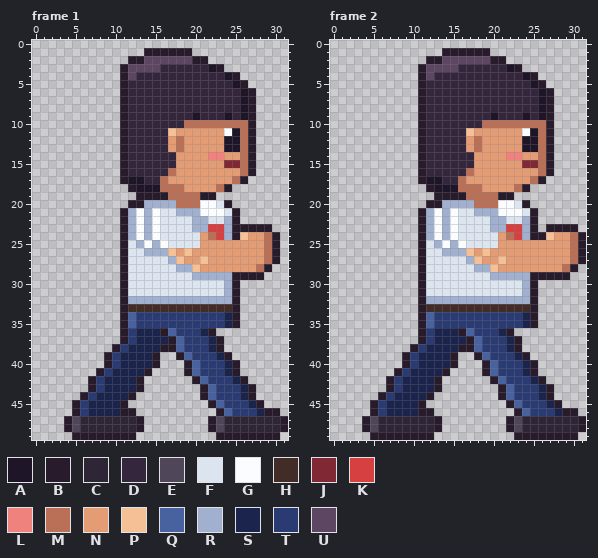
Pixel-art file, stored at ArtSource/Student/boy_push.aseprite. The picture above is the old version.
32x50 pixels, 2 frames. Colours within 5 levels of each other are drawn and written as one. Shown: frame 1, frame 2. The old version is drawn lined up with the new one.
Palette (. is transparent): A #1e1628  B #281c2c  C #2e2636  D #34263c  E #50465a  F #dce4f0  G #fafcff  H #422c28  J #802834  K #d64040  L #f0827e  M #ba7056  N #e49c74  P #f6c096  Q #4862a0  R #a0b0ce  S #1a244c  T #2a3a72  U #5c4662
Pixels before, frame 1, first column x 4:
 1 ..........BBBBBB............
 2 ........BBUUUUUUBB..........
 3 .......BUUUUDDDDDDAB........
 4 .......BUDDDDDDDDDDDAB......
 5 .......BDDDDDDDDDDDDDAB.....
 6 .......BDDDDDDDDDDDDDDAB....
 7 .......BDDDDDDDDDDDDDDAB....
 8 .......BDDDDDDDDDDDDDDAB....
 9 .......BDDDDDDDDADDDADAB....
10 .......BDDDDDDDMMMMMMMMB....
11 .......BDDDDDPNNNNNNGAMB....
12 .......BDDDDDNMNNNNNAAMB....
13 .......BDDDDDNMNNNNNAAMB....
14 .......BDDDDDDNNNNLLNNMB....
15 .......BDDDDDDNNNNNNJJMB....
16 .......BDDDDDMNNNNNNNNMB....
17 .......BAADDMNNNNNNNNMB.....
18 ........BAAAMMMNNNNMB.......
19 .........BBBBMMMMBB.........
20 ........BBRRRRMMMGGFB.......
21 .......BRGRGFFRRRGGGFB......
22 .......BRGRGFFFFRRFFRB......
23 .......BRGRGFFFFRRKKRBBBBB..
24 .......BRGRGFFFFFNMKRBPNNMB.
25 .......BFRGRGFFFFNNNNNNNNMB.
26 .......BFFRRRPNPNNNNNNNNNMB.
27 .......BFFFFFRPNNPNNNNNNNMB.
28 .......BFFFFFFRRPNNNNNNNMB..
29 .......BFFFFFFFFRRRRRBBBB...
30 .......BFFFFFFFFFFFFRB......
31 .......BFFFFFFFFFFFFRB......
32 .......BRRRRRRRRRRRRRB......
33 .......BHHHHHHHHHHHHHB......
34 .......BQTTTTTTTTTTTSB......
35 .......BQTTTTTTTTTTTSB......
36 .......BTSSSBQTTTSB.........
37 .......BTSSSSBQTTTSB........
38 ......BTSSSSBBQTTTSB........
39 .....BTSSSSB..BQTTTSB.......
40 .....BTSSSSB...BQTTTSB......
41 ....BTSSSSB....BQTTTSB......
42 ...BTSSSSB......BQTTTSB.....
43 ...BTSSSSB.......BQTTTSB....
44 ..BTSSSSB........BQTTTSB....
45 .BTSSSSB..........BQTTTSB...
46 .BTSSSSBB..........BQTTTSBB.
47 BECCCCCCCB........BECCCCCCCB
48 BECCCCCCCB........BECCCCCCCB
49 .BBBBBBBB..........BBBBBBBB.
Pixels before, frame 2, first column x 4:
 1 ..........BBBBBB............
 2 ........BBUUUUUUBB..........
 3 .......BUUUUDDDDDDAB........
 4 .......BUDDDDDDDDDDDAB......
 5 .......BDDDDDDDDDDDDDAB.....
 6 .......BDDDDDDDDDDDDDDAB....
 7 .......BDDDDDDDDDDDDDDAB....
 8 .......BDDDDDDDDDDDDDDAB....
 9 .......BDDDDDDDDADDDADAB....
10 .......BDDDDDDDMMMMMMMMB....
11 .......BDDDDDPNNNNNNGAMB....
12 .......BDDDDDNMNNNNNAAMB....
13 .......BDDDDDNMNNNNNAAMB....
14 .......BDDDDDDNNNNLLNNMB....
15 .......BDDDDDDNNNNNNJJMB....
16 .......BDDDDDMNNNNNNNNMB....
17 .......BAADDMNNNNNNNNMB.....
18 ........BAAAMMMNNNNMB.......
19 .........BBBBMMMMBB.........
20 ........BBRRRRMMMGGFB.......
21 .......BRGRGFFRRRGGGFB......
22 .......BRGRGFFFFRRFFRB......
23 .......BRGRGFFFFRRKKRB.BBBB.
24 .......BRGRGFFFFFNMKRBBPNNMB
25 .......BFRGRGFFFFNNNNNNNNNMB
26 .......BFFRRRPNPNNNNNNNNNNMB
27 .......BFFFFFRPNNPNNNNNNNNMB
28 .......BFFFFFFRRPNNNNNNNNMB.
29 .......BFFFFFFFFRRRRRBBBBB..
30 .......BFFFFFFFFFFFFRB......
31 .......BFFFFFFFFFFFFRB......
32 .......BRRRRRRRRRRRRRB......
33 .......BHHHHHHHHHHHHHB......
34 .......BQTTTTTTTTTTTSB......
35 .......BQTTTTTTTTTTTSB......
36 .......BTSSSBQTTTSB.........
37 .......BTSSSSBQTTTSB........
38 ......BTSSSSBBQTTTSB........
39 .....BTSSSSB..BQTTTSB.......
40 .....BTSSSSB...BQTTTSB......
41 ....BTSSSSB....BQTTTSB......
42 ...BTSSSSB......BQTTTSB.....
43 ...BTSSSSB.......BQTTTSB....
44 ..BTSSSSB........BQTTTSB....
45 .BTSSSSB..........BQTTTSB...
46 .BTSSSSBB..........BQTTTSBB.
47 BECCCCCCCB........BECCCCCCCB
48 BECCCCCCCB........BECCCCCCCB
49 .BBBBBBBB..........BBBBBBBB.
After the commit:
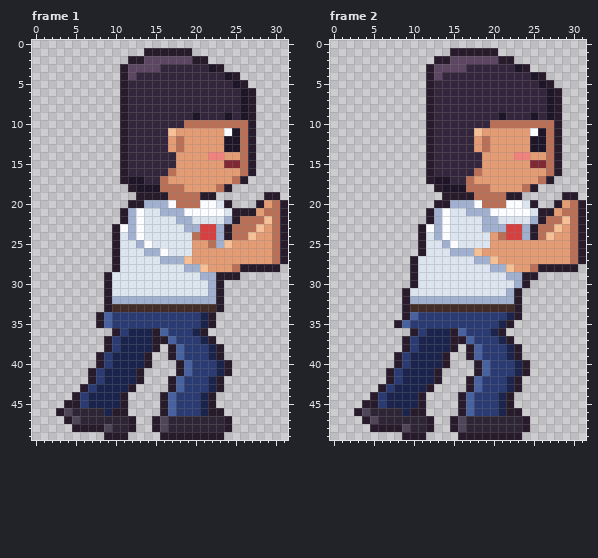
What changed:
whole drawing moved by +3,+0 (the old picture is shown already moved)
Changed rows in their new state; - is an unchanged pixel.
Frame 1:
first column x 3:
19 --------------------------BB-
20 --------------G----------BNMB
21 -----------FFRR-GG-----BBNMMB
22 -----------FF--RRFF----MMMPMB
23 -------BG--FF---R-K-RBMMMPNMB
24 -------BF--FF----MKKRBMMP-NMB
25 -------BF---FF---N-MRP----NMB
26 -------BF----GFFF---------NMB
27 -------BF----R-RP-N-------NMB
28 -------BF------F-RP---MBBB-B-
29 ------BFF--------F--BB-...---
30 ------BFF----------RB..------
31 ------BFF----------RB..------
32 ------BRR-----------B..------
33 ------BHH-----------B..------
34 -----BQTTT--------SB...------
35 -----BQTTT--------SB...------
36 -------BTS--BQT--SB.---------
37 ------BTSS--BBQT--SB.--------
38 ------BTS---B.---------------
39 -----BTS---B.-BQT--SB.-------
40 -----BTS---B.--BQT--SB.------
41 ----BTS---B.---BQT--SB.------
42 --------------BQTTTSB...-----
43 ---BTS---B.---BQTTTSB....----
44 --BTS---B.---BQTTTSB.....----
45 -B-----------BQTTTS-......---
46 BECCCC-B-.---BQTTTSB-.......-
47 ---------B.-BECCCCCCCB.......
48 -.BBBBE--B.-BECCCCCCCB.......
49 --....---.---BBBBBBB-.......-
Frame 2:
first column x 3:
 1 -----------.-----B-----------
 2 ---------.-B-----U-B---------
 3 --------.B---U-----DAB-------
 4 --------.BU----------DAB-----
 5 --------.B------------DAB----
 6 --------.B-------------DAB---
 7 --------.B-------------DAB---
 8 --------.B-------------DAB---
 9 --------.B-------DA--DADAB---
10 --------.B------D-------MB---
11 --------.B----DP-----NGAMB---
12 --------.B----DNM----N-AMB---
13 --------.B----DNM----N-AMB---
14 --------.B-----D---N-L-NMB---
15 --------.B-----D-----N-JMB---
16 --------.B----DM-------NMB---
17 --------.B-A-DM-------NMB----
18 ---------.B--A--M---NMB------
19 ----------.---B---M-B-----BB-
20 ---------.-B---G--M-GFB--BNMB
21 --------.BRGF-R--G---GFBBNMMB
22 --------.BRGF---R-F--FRBMMPMB
23 ---------GRGF---R------MMPNMB
24 ---------FRGF----NMK---M-----
25 ----------FRGF---N-----------
26 -----------F--RPN------------
27 -------BF-----FRRPN----------
28 -------BF------FFRRP--MBBBB--
29 -------BF--------FF--B-....--
30 -------BF-----------RB.------
31 ------BFF----------RB..------
32 ------BRR-----------B..------
33 ------BHH-----------B..------
34 ------BQTT---------SB..------
35 -----BQTTT--------SB...------
36 -------BTS--BQT--SB.---------
37 ------BTSS--BBQT--SB.--------
38 ------BTS---B.---------------
39 -----BTS---B.-BQT--SB.-------
40 -----BTS---B.--BQT--SB.------
41 ----BTS---B.---BQT--SB.------
42 --------------BQTTTSB...-----
43 ---BTS---B.---BQTTTSB....----
44 --BTS---B.---BQTTTSB.....----
45 -B-----------BQTTTS-......---
46 BECCCC-B-.---BQTTTSB-.......-
47 ---------B.-BECCCCCCCB.......
48 -.BBBBE--B.-BECCCCCCCB.......
49 --....---.---BBBBBBB-.......-
